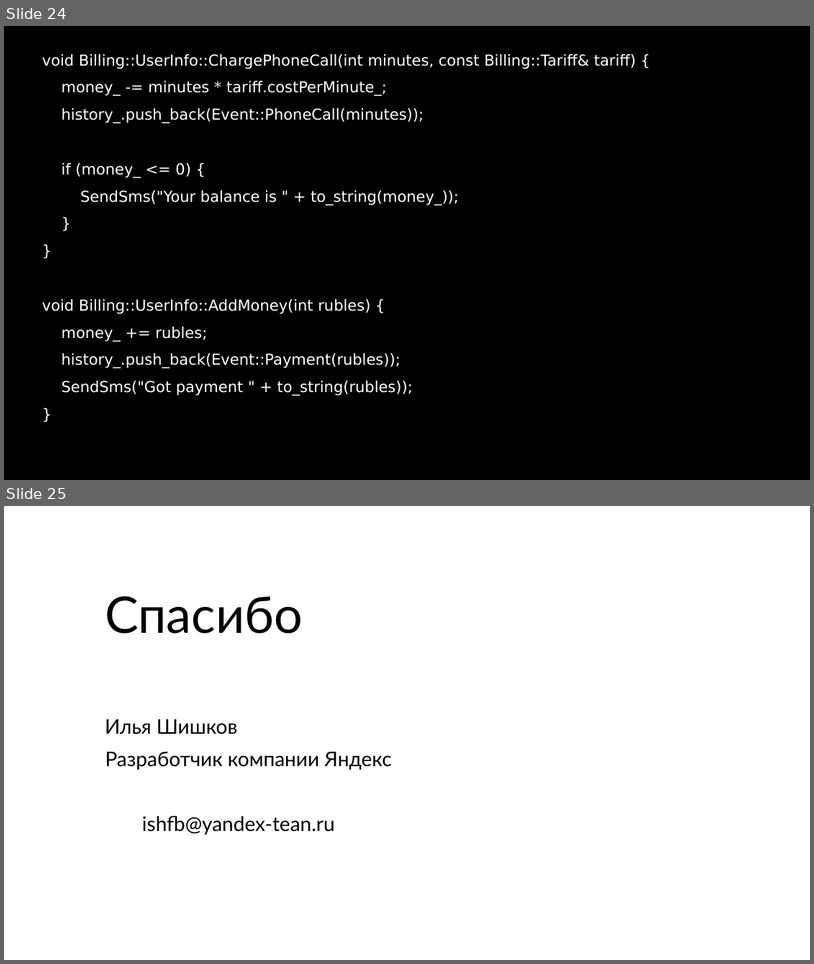
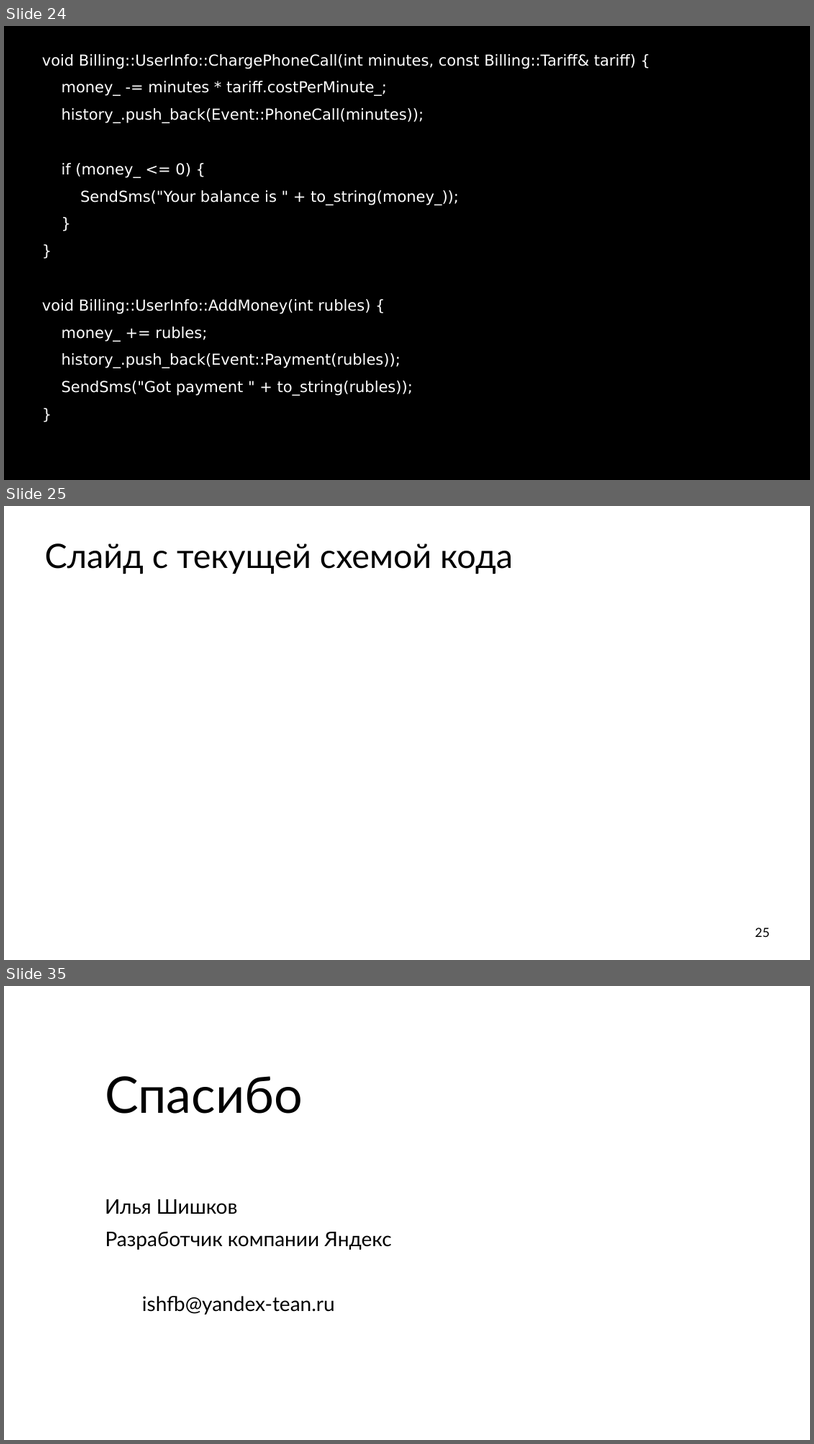
Before and after one commit to ishfb/cpprus17, a slide deck: slides.pptx. Shown one above the other, each under a label of ours: slides 24 and 25 before the commit, slides 24, 25 and 35 after it; the slides between them are not shown. The pictures are 814x964 and 814x1444 pixels, drawn with LibreOffice and Linux fonts; fonts in the diff are those of the drawing; background and template pictures are left out. Boxes give left, top, right and bottom in pixels: in the first picture for what was removed or moved away, otherwise in the second. Text is boxed around its words. In the diff, an @@ line names an element or a change of style, - is before the commit and + after.

Commit message:
Слайды для первоо прогона

```diff
--- a/slides.pptx
+++ b/slides.pptx
@@ slide 25 added at <box>4,506,810,960</box>, background #FFFFFF @@
@@ title added at <box>45,543,513,574</box>, 80 pt, text #000000 @@
+Слайд с текущей схемой кода
@@ page number added at <box>756,927,770,937</box>, 30 pt, text #000000 @@
+25
@@ what was slide 25 is now slide 35 @@
```
Also in this commit, not shown: 9 other slides added, 2 other files.
